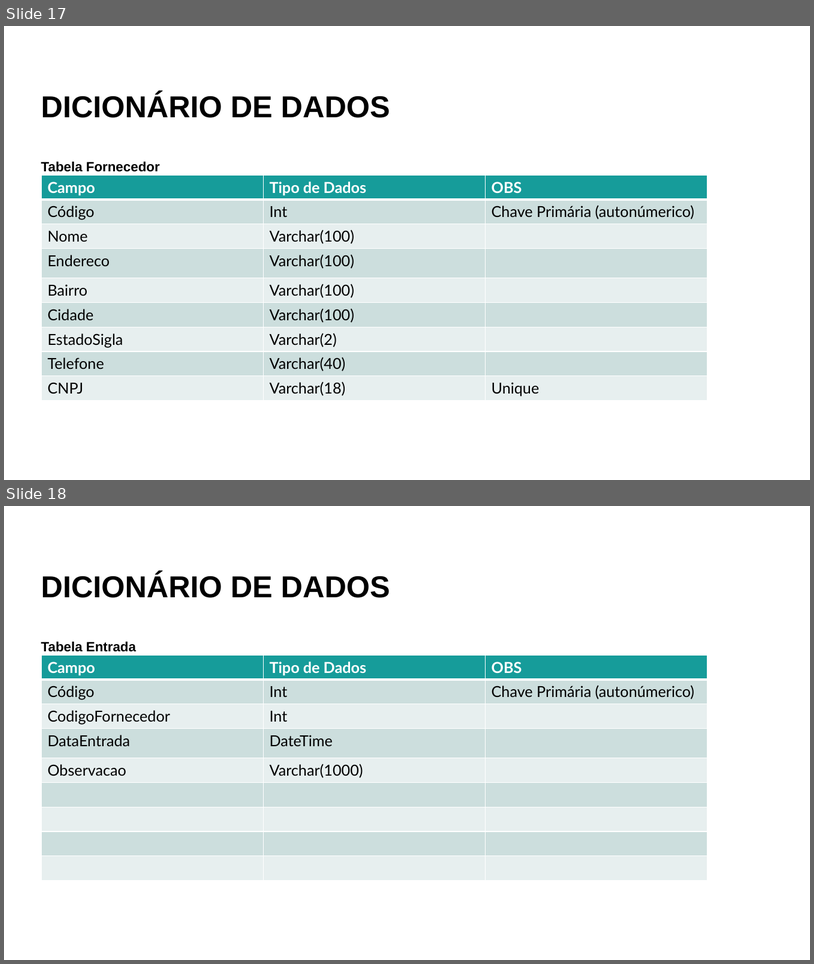
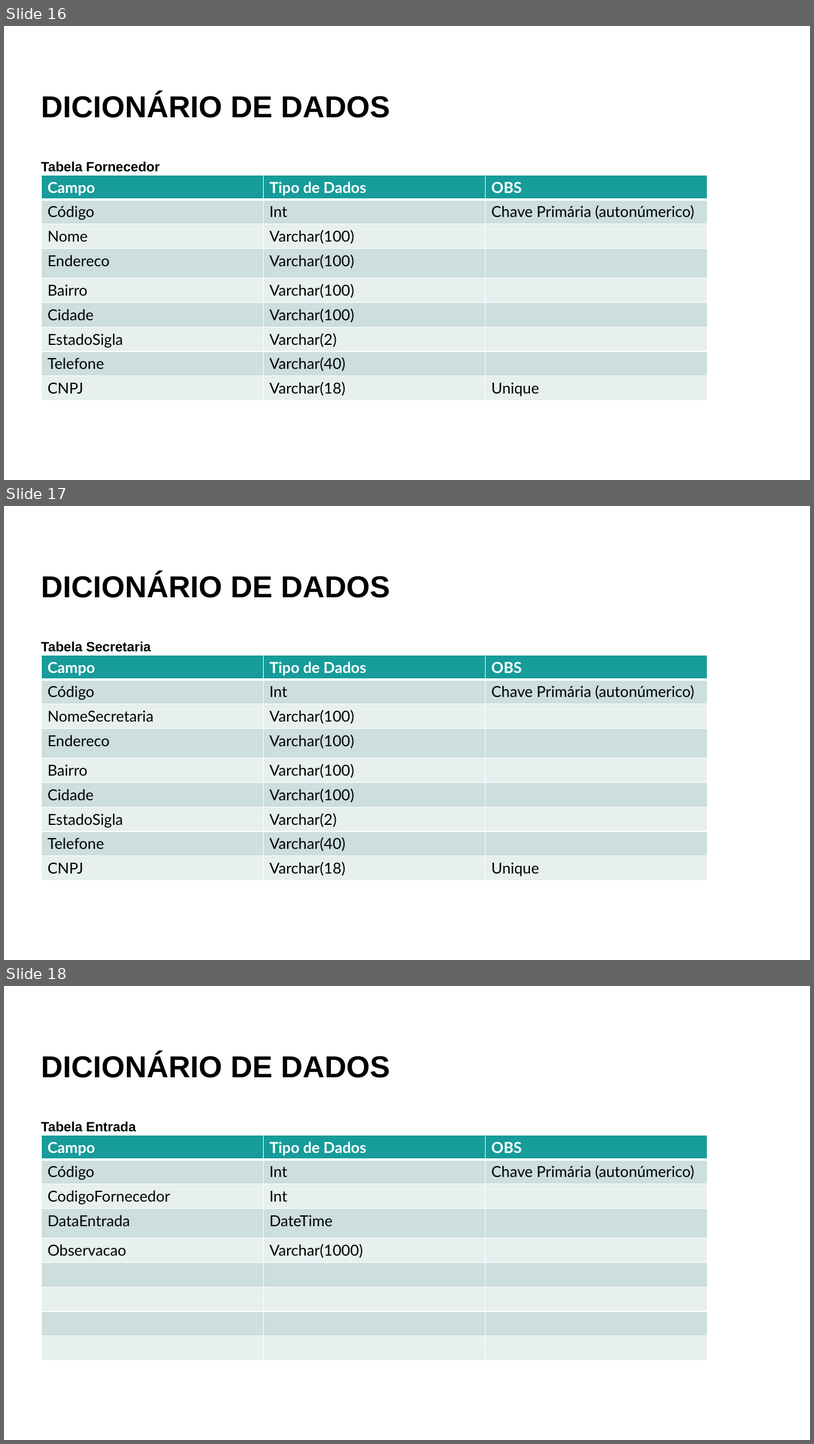
Before and after one commit to JuhBeca/almoxarifadoJuh3, a slide deck: Documentacao/ModelagemSistema_TemplateInicial [Salvo automaticamente].pptx. Shown one above the other, each under a label of ours: slides 17 and 18 before the commit, slides 16, 17 and 18 after it. The pictures are 814x964 and 814x1444 pixels, drawn with LibreOffice and Linux fonts; fonts in the diff are those of the drawing. Boxes give left, top, right and bottom in pixels: in the first picture for what was removed or moved away, otherwise in the second. Text is boxed around its words. In the diff, an @@ line names an element or a change of style, - is before the commit and + after.

```diff
--- a/Documentacao/ModelagemSistema_TemplateInicial [Salvo automaticamente].pptx
+++ b/Documentacao/ModelagemSistema_TemplateInicial [Salvo automaticamente].pptx
@@ slide 17 added at bbox=[4, 506, 810, 960], background #FFFFFF @@
@@ title added at bbox=[41, 573, 390, 598], 36 pt, text #000000, bold @@
+DICIONÁRIO DE DADOS
@@ text added at bbox=[41, 641, 151, 652], 16 pt, text #000000, bold @@
+Tabela Secretaria
@@ table added at bbox=[42, 655, 708, 898], 9 rows, 3 columns @@
+Campo | Tipo de Dados | OBS
+Código | Int | Chave Primária (autonúmerico)
+NomeSecretaria | Varchar(100) | 
+Endereco | Varchar(100) | 
+Bairro | Varchar(100) | 
+Cidade | Varchar(100) | 
+EstadoSigla | Varchar(2) | 
+Telefone | Varchar(40) | 
+CNPJ | Varchar(18) | Unique
@@ what was slide 17 is now slide 16 @@
```
Also in this commit, not shown: 1 slide changed, 1 slide removed.
